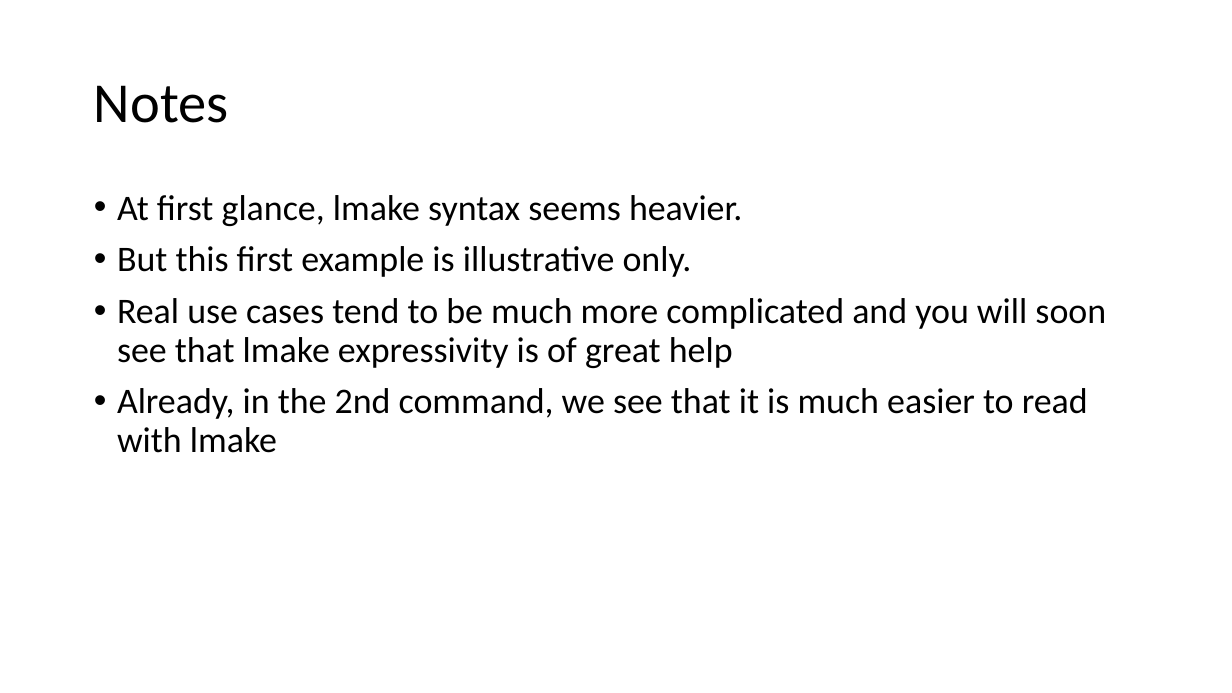
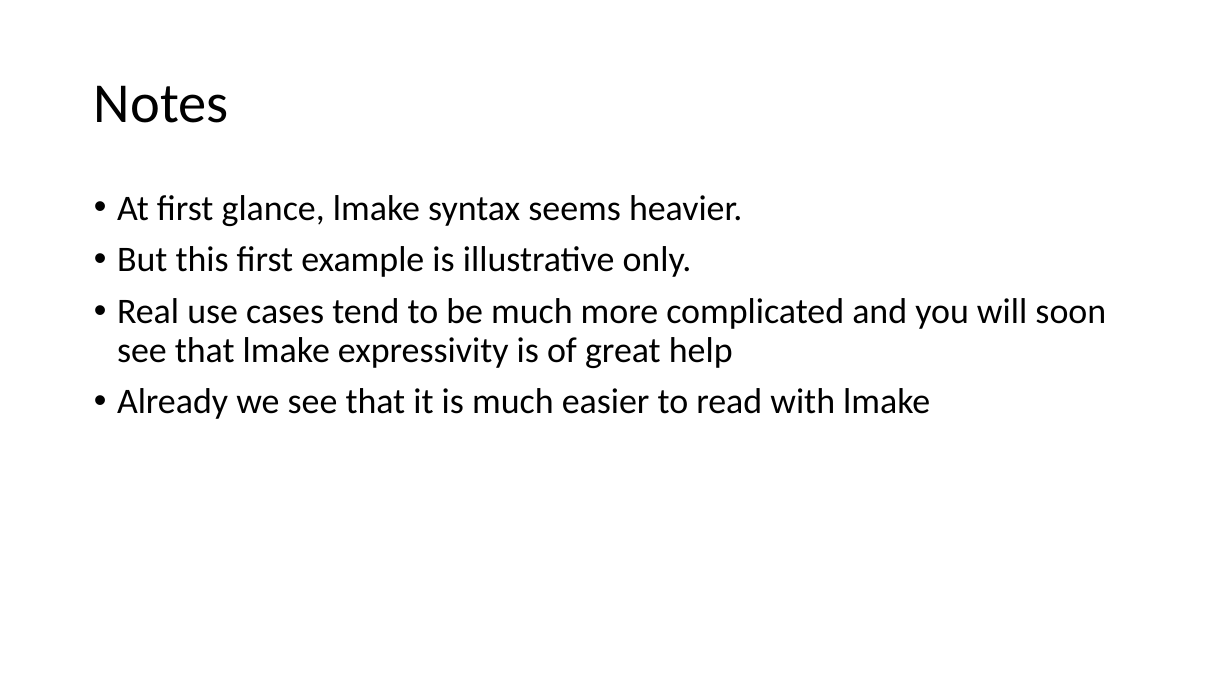
Before and after one commit to cesar-douady/open-lmake, a slide deck: slide 19 of doc/lmake_doc.pptx. Drawn at 1232x693 pixels with LibreOffice and Linux fonts; fonts in the diff are those of the drawing. Boxes give left, top, right and bottom in pixels: in the first picture for what was removed or moved away, otherwise in the second. Text is boxed around its words. In the diff, an @@ line names an element or a change of style, - is before the commit and + after.

```diff
--- a/doc/lmake_doc.pptx
+++ b/doc/lmake_doc.pptx
@@ text at (x1=117, y1=388, x2=930, y2=419): text changed @@
-• Already, in the 2nd command, we see that it is much easier to read with lmake
+• Already we see that it is much easier to read with lmake
```
Also in this commit, not shown: 16 other slides changed, 5 slides removed, 5 other files.
